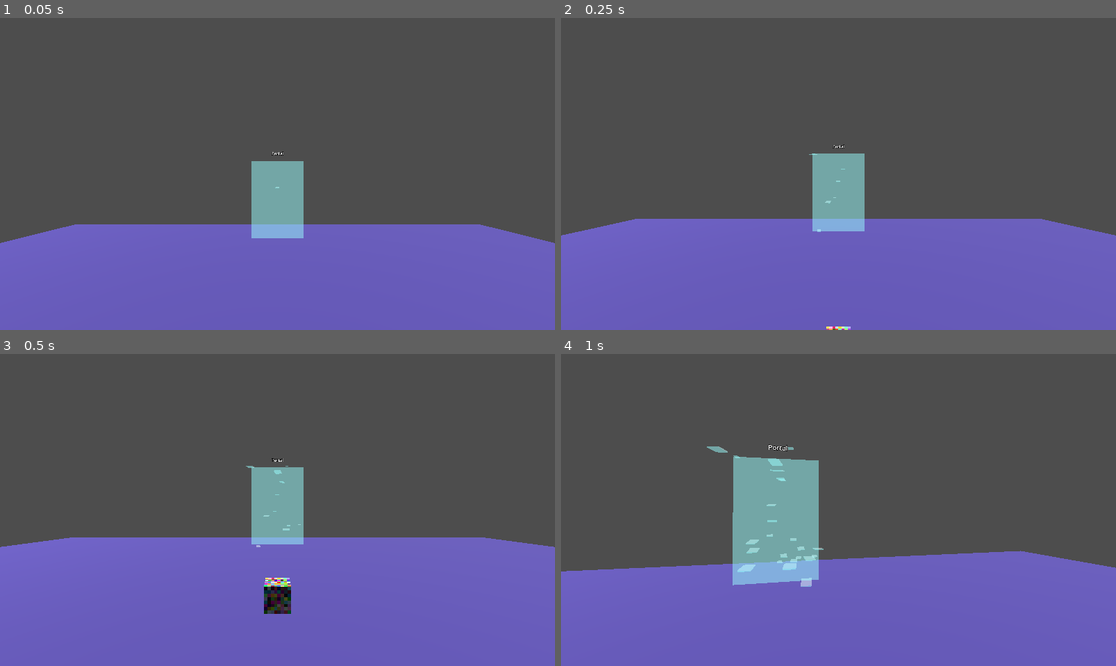
Above: before the commit, frames 1-4 (two rows, left to right).
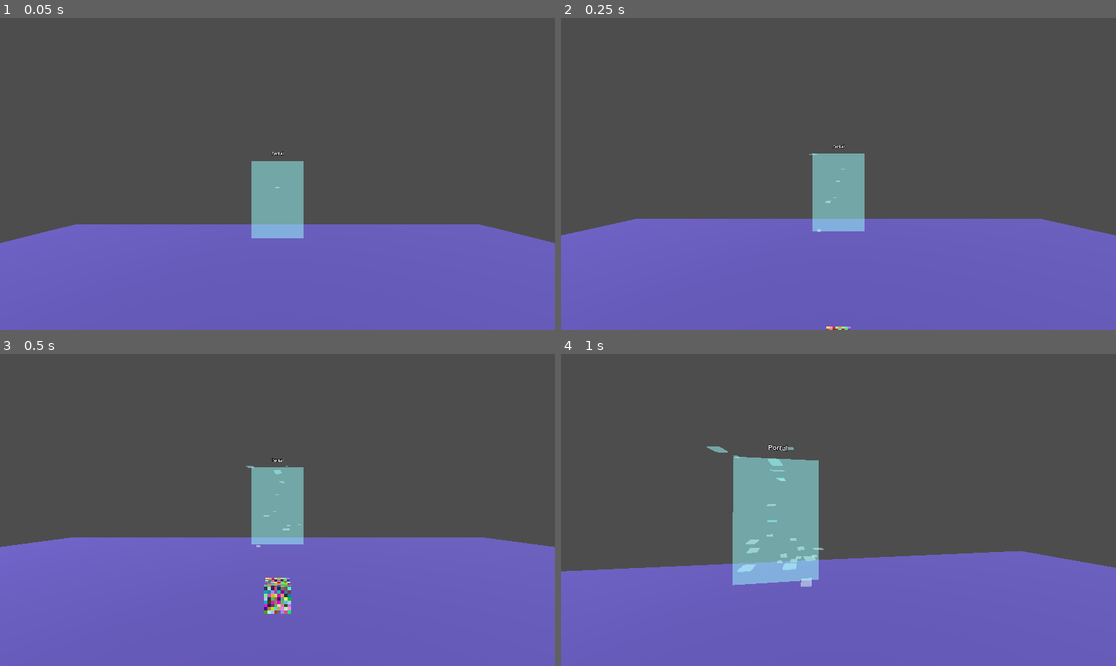
Above: after the commit, the same moments.

Repository: jvastola/GodotPhysicsRig
Game: Godot game, scene res://MainScene.tscn
Two runs of this game, one before a commit and one after it. Both use one fixed random seed, a clock stepped at 60 frames per second and the inputs below.
Inputs (mouse positions are in pixels of both pictures, inside the frame that each line leads up to):
- Up to frame 1 (0.05 s): no input
- Up to frame 2 (0.25 s): no input
- Up to frame 3 (0.5 s): no input
- Up to frame 4 (1 s): move the mouse to (866, 510) at 0.52 s; hold W (move_forward) from 0.53 s (still down); hold Shift (sprint) from 0.53 s (still down); tap Space (jump) at 0.77 s

Frame 1 is identical in both runs. In frame 2, less than 0.1% of the frame differs, in the area x 47-53%, y 98-100%; in frame 3, 0.5%, in the area x 47-53%, y 71-84%; in frame 4, nothing differs.

Commit message:
Enhance hand pointer functionality; add pointer color customization and improve event handling for better interaction with UI and grabbable objects

Diff:
--- a/MainScene.tscn
+++ b/MainScene.tscn
@@ -27,6 +27,7 @@
 
 [node name="Floor" type="StaticBody3D" parent="."]
 transform = Transform3D(1, 0, 0, 0, 1, 0, 0, 0, 1, 0, -0.5, 0)
+collision_layer = 33
 collision_mask = 0
 
 [node name="CollisionShape3D" type="CollisionShape3D" parent="Floor"]
@@ -40,6 +41,7 @@
 
 [node name="ColorCube" type="MeshInstance3D" parent="."]
 transform = Transform3D(1, 0, 0, 0, 1, 0, 0, 0, 1, 0, 0.5, -2)
+layers = 33
 cast_shadow = 0
 script = ExtResource("3_cube")
 size = Vector3(0.25, 0.25, 0.25)
--- a/XRPlayer.tscn
+++ b/XRPlayer.tscn
@@ -113,6 +113,7 @@
 [node name="HandPointer" type="Node3D" parent="PlayerBody/XROrigin3D/LeftController"]
 script = ExtResource("6_pointer")
 ray_length = 1.5
+pointer_color = Color(0.568627, 1, 1, 1)
 
 [node name="PointerFace" type="MeshInstance3D" parent="PlayerBody/XROrigin3D/LeftController/HandPointer"]
 transform = Transform3D(1, 0, 0, 0, 1, 0, 0, 0, 1, 0, 0, -0.07)
--- a/hand_pointer.gd
+++ b/hand_pointer.gd
@@ -1,9 +1,13 @@
 extends Node3D
 
+signal pointer_event(event: Dictionary)
+
 # hand_pointer.gd
-# Provides a simple pointing aid for VR hands. A ray is cast forward and a
-# lightweight line visual plus hit indicator are maintained to mirror the
-# watch compass behaviour without sharing its assets.
+# Provides a versatile pointer that can interact with UI controls, specialised
+# interactables (such as the SubdividedColorCube), or generic grabbable-like
+# actors. Interaction details are packaged into a dictionary and dispatched to
+# the first ancestor that implements `handle_pointer_event(event)` or belongs to
+# the exported handler group.
 
 @export var pointer_face_path: NodePath = "PointerFace"
 @export var raycast_node_path: NodePath = "PointerRayCast"
@@ -11,8 +15,20 @@
 @export var ray_hit_node_path: NodePath = "PointerRayHit"
 @export var pointer_axis_local: Vector3 = Vector3(0, 0, -1)
 @export_range(0.1, 10.0, 0.1) var ray_length: float = 3.0
+
 @export var hide_face_on_player_hit: bool = true
 @export var player_group: StringName = &"player"
+
+@export_flags_3d_physics var pointer_collision_mask: int = 1 << 5
+@export var pointer_handler_group: StringName = &"pointer_interactable"
+@export var interact_action: String = "trigger_click"
+@export_range(0.0, 1.0, 0.01) var fallback_trigger_threshold: float = 0.5
+@export var send_hover_events: bool = true
+@export var send_hold_events: bool = true
+@export var include_pointer_color: bool = false
+@export var pointer_color: Color = Color(1.0, 1.0, 1.0, 1.0)
+@export var collide_with_areas: bool = true
+@export var collide_with_bodies: bool = true
 
 @onready var _pointer_face: MeshInstance3D = get_node_or_null(pointer_face_path) as MeshInstance3D
 @onready var _raycast: RayCast3D = get_node_or_null(raycast_node_path) as RayCast3D
@@ -20,16 +36,25 @@
 @onready var _ray_hit: MeshInstance3D = get_node_or_null(ray_hit_node_path) as MeshInstance3D
 
 var _line_mesh: ImmediateMesh
+var _hover_target: Node = null
+var _hover_collider: Object = null
+var _last_event: Dictionary = {}
+var _controller_cache: XRController3D = null
+var _prev_action_pressed: bool = false
 
 func _ready() -> void:
 	if _pointer_face:
 		_pointer_face.visible = true
 
 	if _raycast:
-		var axis := pointer_axis_local.normalized()
+		var axis: Vector3 = pointer_axis_local.normalized()
 		if axis.length_squared() > 0.0:
 			_raycast.target_position = axis * ray_length
 		_raycast.enabled = true
+		_raycast.collide_with_areas = collide_with_areas
+		_raycast.collide_with_bodies = collide_with_bodies
+		if pointer_collision_mask > 0:
+			_raycast.collision_mask = pointer_collision_mask
 
 	if _ray_visual:
 		var mesh := _ray_visual.mesh
@@ -47,49 +72,88 @@
 	if not _raycast:
 		return
 
-	var axis_local := pointer_axis_local.normalized()
+	if _hover_target and not is_instance_valid(_hover_target):
+		_hover_target = null
+		_hover_collider = null
+		_last_event = {}
+
+	var axis_local: Vector3 = pointer_axis_local.normalized()
 	if axis_local.length_squared() <= 0.0:
 		return
 
 	_raycast.target_position = axis_local * ray_length
 	_raycast.force_raycast_update()
 
-	var axis_world := (global_transform.basis * axis_local).normalized()
-	var start := global_transform.origin
-	var end := start + axis_world * ray_length
-	var distance := ray_length
-	var hit_player := false
-	var has_hit := _raycast.is_colliding()
+	var axis_world: Vector3 = (global_transform.basis * axis_local).normalized()
+	var start: Vector3 = global_transform.origin
+	var end: Vector3 = start + axis_world * ray_length
+	var normal: Vector3 = -axis_world
+	var distance: float = ray_length
+	var collider_obj: Object = null
+	var handler: Node = null
+	var hit_player: bool = false
+	var has_hit: bool = _raycast.is_colliding()
 
 	if has_hit:
 		end = _raycast.get_collision_point()
 		distance = start.distance_to(end)
-		var collider := _raycast.get_collider()
-		if hide_face_on_player_hit and collider is Node:
-			hit_player = (collider as Node).is_in_group(player_group)
+		var raw_normal: Vector3 = _raycast.get_collision_normal()
+		if raw_normal.length_squared() > 0.0:
+			normal = raw_normal.normalized()
+		collider_obj = _raycast.get_collider()
+		var collider_node: Node = collider_obj as Node
+		if collider_node and hide_face_on_player_hit and collider_node.is_in_group(player_group):
+			hit_player = true
+			handler = null
+		else:
+			handler = _resolve_handler(collider_obj)
+			if handler and not is_instance_valid(handler):
+				handler = null
+
+	var controller: XRController3D = _get_pointer_controller()
+	var action_state: Dictionary = _gather_action_state(controller)
+
+	if handler:
+		var base_event: Dictionary = _build_event(handler, collider_obj, end, normal, axis_world, start, distance, action_state, controller)
+		if handler != _hover_target:
+			_clear_hover_state()
+			_hover_target = handler
+			_hover_collider = collider_obj
+			_last_event = base_event.duplicate(true)
+			_emit_event(handler, "enter", base_event)
+		else:
+			_last_event = base_event.duplicate(true)
+
+		if send_hover_events:
+			_emit_event(handler, "hover", base_event)
+		if action_state["just_pressed"]:
+			_emit_event(handler, "press", base_event)
+		if send_hold_events and action_state["pressed"]:
+			_emit_event(handler, "hold", base_event)
+		if action_state["just_released"]:
+			_emit_event(handler, "release", base_event)
+	else:
+		_clear_hover_state()
 
 	if _ray_hit:
 		_ray_hit.visible = has_hit
 		if has_hit:
-			var hit_xform := _ray_hit.global_transform
+			var hit_xform: Transform3D = _ray_hit.global_transform
 			hit_xform.origin = end
-			# Align the hit indicator so its local +Y (cylinder axis) points along the surface normal
-			var normal: Vector3 = _raycast.get_collision_normal().normalized()
-			if normal.length_squared() > 0.0:
-				# Build an orthonormal basis with Y = normal
-				var y := normal
-				var up := Vector3.UP
-				if abs(y.dot(up)) > 0.999: # nearly parallel, choose another up
-					up = Vector3.FORWARD
-				var x := up.cross(y).normalized()
-				var z := y.cross(x).normalized()
-				hit_xform.basis = Basis(x, y, z)
-			else:
-				hit_xform.basis = Basis.IDENTITY
+			var orient_normal: Vector3 = normal
+			if orient_normal.length_squared() <= 0.0:
+				orient_normal = -axis_world
+			var y: Vector3 = orient_normal.normalized()
+			var up: Vector3 = Vector3.UP
+			if abs(y.dot(up)) > 0.999:
+				up = Vector3.FORWARD
+			var x: Vector3 = up.cross(y).normalized()
+			var z: Vector3 = y.cross(x).normalized()
+			hit_xform.basis = Basis(x, y, z)
 			_ray_hit.global_transform = hit_xform
 
 	if _line_mesh:
-		var local_end := axis_local * distance
+		var local_end: Vector3 = axis_local * distance
 		_line_mesh.clear_surfaces()
 		_line_mesh.surface_begin(Mesh.PRIMITIVE_LINES)
 		_line_mesh.surface_add_vertex(Vector3.ZERO)
@@ -98,3 +162,99 @@
 
 	if _pointer_face and hide_face_on_player_hit:
 		_pointer_face.visible = not hit_player
+
+func _get_pointer_controller() -> XRController3D:
+	if _controller_cache and is_instance_valid(_controller_cache):
+		return _controller_cache
+	var node: Node = get_parent()
+	while node:
+		if node is XRController3D:
+			_controller_cache = node
+			return _controller_cache
+		node = node.get_parent()
+	return null
+
+func _gather_action_state(controller: XRController3D) -> Dictionary:
+	var state: Dictionary = {
+		"pressed": false,
+		"just_pressed": false,
+		"just_released": false,
+		"strength": 0.0
+	}
+
+	if interact_action != "" and InputMap.has_action(interact_action):
+		state["pressed"] = Input.is_action_pressed(interact_action)
+		state["just_pressed"] = Input.is_action_just_pressed(interact_action)
+		state["just_released"] = Input.is_action_just_released(interact_action)
+		state["strength"] = Input.get_action_strength(interact_action)
+	else:
+		var value: float = 0.0
+		if controller and controller.has_method("get_float"):
+			value = controller.get_float("trigger")
+		state["strength"] = value
+		state["pressed"] = value >= fallback_trigger_threshold
+		state["just_pressed"] = state["pressed"] and not _prev_action_pressed
+		state["just_released"] = (not state["pressed"]) and _prev_action_pressed
+
+	_prev_action_pressed = state["pressed"]
+	return state
+
+func _build_event(handler: Node, collider: Object, hit_point: Vector3, normal: Vector3, axis_world: Vector3, start: Vector3, distance: float, action_state: Dictionary, controller: XRController3D) -> Dictionary:
+	var event: Dictionary = {
+		"pointer": self,
+		"controller": controller,
+		"collider": collider,
+		"handler": handler,
+		"global_position": hit_point,
+		"global_normal": normal,
+		"pointer_origin": start,
+		"pointer_direction": axis_world,
+		"distance": distance,
+		"action": interact_action,
+		"action_pressed": action_state.get("pressed", false),
+		"action_just_pressed": action_state.get("just_pressed", false),
+		"action_just_released": action_state.get("just_released", false),
+		"action_strength": action_state.get("strength", 0.0)
+	}
+	if controller and controller.has_method("get_tracker_hand"):
+		event["controller_hand"] = controller.get_tracker_hand()
+	if handler and handler is Node3D:
+		var handler3d := handler as Node3D
+		event["local_position"] = handler3d.to_local(hit_point)
+		event["local_normal"] = (handler3d.global_transform.basis.transposed() * normal).normalized()
+	if include_pointer_color:
+		event["pointer_color"] = pointer_color
+	return event
+
+func _emit_event(target: Node, event_type: StringName, base_event: Dictionary) -> void:
+	var payload: Dictionary = base_event.duplicate(true)
+	payload["type"] = event_type
+	pointer_event.emit(payload.duplicate(true))
+	if not target or not is_instance_valid(target):
+		return
+	var handler_payload: Dictionary = payload.duplicate(true)
+	if target.has_method("handle_pointer_event"):
+		target.call_deferred("handle_pointer_event", handler_payload)
+	elif pointer_handler_group != StringName() and target.is_in_group(pointer_handler_group):
+		var method_name: String = "pointer_" + String(event_type)
+		if target.has_method(method_name):
+			target.call_deferred(method_name, handler_payload)
+
+func _resolve_handler(target: Object) -> Node:
+	var node: Node = target as Node
+	while node:
+		if node == self:
+			break
+		if pointer_handler_group != StringName() and node.is_in_group(pointer_handler_group):
+			return node
+		if node.has_method("handle_pointer_event"):
+			return node
+		node = node.get_parent()
+	return null
+
+func _clear_hover_state() -> void:
+	if _hover_target and is_instance_valid(_hover_target) and not _last_event.is_empty():
+		_emit_event(_hover_target, "exit", _last_event)
+	_hover_target = null
+	_hover_collider = null
+	_last_event = {}
--- a/subdivided_cube.gd
+++ b/subdivided_cube.gd
@@ -1,144 +1,306 @@
 extends MeshInstance3D
 
+signal cell_painted(face_index: int, cell_x: int, cell_y: int, color: Color)
+
+const FACE_DEFS: Array[Dictionary] = [
+	{"n": Vector3(0, 0, 1), "u": Vector3(1, 0, 0), "v": Vector3(0, 1, 0)},
+	{"n": Vector3(0, 0, -1), "u": Vector3(-1, 0, 0), "v": Vector3(0, 1, 0)},
+	{"n": Vector3(1, 0, 0), "u": Vector3(0, 0, -1), "v": Vector3(0, 1, 0)},
+	{"n": Vector3(-1, 0, 0), "u": Vector3(0, 0, 1), "v": Vector3(0, 1, 0)},
+	{"n": Vector3(0, 1, 0), "u": Vector3(1, 0, 0), "v": Vector3(0, 0, -1)},
+	{"n": Vector3(0, -1, 0), "u": Vector3(1, 0, 0), "v": Vector3(0, 0, 1)}
+]
+
 @export var size: Vector3 = Vector3(2.0, 2.0, 2.0)
-@export var subdivisions: int = 16
+@export_range(1, 128, 1) var subdivisions: int = 16
 @export var seed: int = 0
 @export var material_unshaded: bool = false
 @export var flip_winding: bool = false
+@export_flags_3d_physics var collision_layers: int = (1 << 0) | (1 << 5)
+@export_flags_3d_physics var collision_mask: int = 0
+@export var pointer_group: StringName = &"pointer_interactable"
+@export var allow_continuous_paint: bool = true
+@export var require_pointer_color: bool = false
+
+var _cell_colors: Array = [] # faces x rows x columns
+var _paint_rng: RandomNumberGenerator = RandomNumberGenerator.new()
+var _hover_cell: Dictionary = {}
 
 func _ready() -> void:
+	if pointer_group != StringName(""):
+		add_to_group(pointer_group)
+	if seed != 0:
+		_paint_rng.seed = seed + 1
+	else:
+		_paint_rng.randomize()
 	build_mesh()
 
 func build_mesh() -> void:
-	var st := SurfaceTool.new()
+	var st: SurfaceTool = SurfaceTool.new()
 	st.begin(Mesh.PRIMITIVE_TRIANGLES)
 
-	var rng := RandomNumberGenerator.new()
+	var rng: RandomNumberGenerator = RandomNumberGenerator.new()
 	if seed != 0:
 		rng.seed = seed
 	else:
 		rng.randomize()
 
-	# Faces: normal, u axis, v axis (local cube centered at origin, size 1)
-	var faces = [
-		{"n": Vector3(0,0,1), "u": Vector3(1,0,0), "v": Vector3(0,1,0)},
-		{"n": Vector3(0,0,-1), "u": Vector3(-1,0,0), "v": Vector3(0,1,0)},
-		{"n": Vector3(1,0,0), "u": Vector3(0,0,-1), "v": Vector3(0,1,0)},
-		{"n": Vector3(-1,0,0), "u": Vector3(0,0,1), "v": Vector3(0,1,0)},
-		{"n": Vector3(0,1,0), "u": Vector3(1,0,0), "v": Vector3(0,0,-1)},
-		{"n": Vector3(0,-1,0), "u": Vector3(1,0,0), "v": Vector3(0,0,1)}
-	]
-
-	var half = Vector3(0.5,0.5,0.5)
-	var nx = max(1, subdivisions)
-	var ny = max(1, subdivisions)
-
-	for f in faces:
-		var n: Vector3 = f["n"]
-		var u: Vector3 = f["u"]
-		var v: Vector3 = f["v"]
-		# For each cell
+	var nx: int = max(1, subdivisions)
+	var ny: int = max(1, subdivisions)
+	_ensure_cell_storage(nx, ny, rng)
+
+	for fi in range(FACE_DEFS.size()):
+		var face: Dictionary = FACE_DEFS[fi]
+		var n: Vector3 = face["n"]
+		var u: Vector3 = face["u"]
+		var v: Vector3 = face["v"]
 		for iy in range(ny):
 			for ix in range(nx):
-				# cell corners in [-0.5,0.5] range
-				var su = float(ix) / nx
-				var eu = float(ix+1) / nx
-				var sv = float(iy) / ny
-				var ev = float(iy+1) / ny
-
-				# positions
-				var p00 = ( (u * (su - 0.5)) + (v * (sv - 0.5)) + n * 0.5 ) * size
-				var p10 = ( (u * (eu - 0.5)) + (v * (sv - 0.5)) + n * 0.5 ) * size
-				var p11 = ( (u * (eu - 0.5)) + (v * (ev - 0.5)) + n * 0.5 ) * size
-				var p01 = ( (u * (su - 0.5)) + (v * (ev - 0.5)) + n * 0.5 ) * size
-
-				var normal = n.normalized()
-				# random color per cell
-				var col = Color(rng.randf(), rng.randf(), rng.randf(), 1.0)
-
-				# triangle 1: p00, p10, p11
-				if not flip_winding:
-					# triangle 1: p00, p10, p11
+				var su: float = float(ix) / float(nx)
+				var eu: float = float(ix + 1) / float(nx)
+				var sv: float = float(iy) / float(ny)
+				var ev: float = float(iy + 1) / float(ny)
+
+				var p00: Vector3 = ((u * (su - 0.5)) + (v * (sv - 0.5)) + n * 0.5) * size
+				var p10: Vector3 = ((u * (eu - 0.5)) + (v * (sv - 0.5)) + n * 0.5) * size
+				var p11: Vector3 = ((u * (eu - 0.5)) + (v * (ev - 0.5)) + n * 0.5) * size
+				var p01: Vector3 = ((u * (su - 0.5)) + (v * (ev - 0.5)) + n * 0.5) * size
+
+				var normal: Vector3 = n.normalized()
+				var col: Color = _cell_colors[fi][iy][ix]
+
+				if flip_winding:
 					st.set_normal(normal)
 					st.set_color(col)
 					st.add_vertex(p00)
 					st.set_normal(normal)
 					st.set_color(col)
+					st.add_vertex(p11)
+					st.set_normal(normal)
+					st.set_color(col)
 					st.add_vertex(p10)
+
+					st.set_normal(normal)
+					st.set_color(col)
+					st.add_vertex(p00)
+					st.set_normal(normal)
+					st.set_color(col)
+					st.add_vertex(p01)
 					st.set_normal(normal)
 					st.set_color(col)
 					st.add_vertex(p11)
-
-					# triangle 2: p00, p11, p01
+				else:
 					st.set_normal(normal)
 					st.set_color(col)
 					st.add_vertex(p00)
 					st.set_normal(normal)
 					st.set_color(col)
+					st.add_vertex(p10)
+					st.set_normal(normal)
+					st.set_color(col)
 					st.add_vertex(p11)
+
+					st.set_normal(normal)
+					st.set_color(col)
+					st.add_vertex(p00)
+					st.set_normal(normal)
+					st.set_color(col)
+					st.add_vertex(p11)
 					st.set_normal(normal)
 					st.set_color(col)
 					st.add_vertex(p01)
-				else:
-					# flipped winding: invert the vertex order so outside faces remain
-					# front-facing when transforms flip winding
-					# triangle 1: p00, p11, p10
-					st.set_normal(normal)
-					st.set_color(col)
-					st.add_vertex(p00)
-					st.set_normal(normal)
-					st.set_color(col)
-					st.add_vertex(p11)
-					st.set_normal(normal)
-					st.set_color(col)
-					st.add_vertex(p10)
-
-					# triangle 2: p00, p01, p11
-					st.set_normal(normal)
-					st.set_color(col)
-					st.add_vertex(p00)
-					st.set_normal(normal)
-					st.set_color(col)
-					st.add_vertex(p01)
-					st.set_normal(normal)
-					st.set_color(col)
-					st.add_vertex(p11)
-
-	# commit
-	var meshres = st.commit()
+
+	var meshres: ArrayMesh = st.commit()
 	if meshres:
 		mesh = meshres
-		# create a simple material that uses vertex colors
-		var mat = StandardMaterial3D.new()
-		# Use vertex color for albedo if property exists; set defensively
-		var assigned := false
-		# Try to enable vertex color on StandardMaterial3D if supported
-		if mat is StandardMaterial3D:
-			if "vertex_color_use_as_albedo" in mat:
-				mat.vertex_color_use_as_albedo = true
-				assigned = true
-			elif "use_vertex_color" in mat:
-				mat.use_vertex_color = true
-				assigned = true
-		# If the StandardMaterial didn't expose vertex color control, fall back
-		# to a simple ShaderMaterial that uses the VERTEX_COLOR input.
-		if not assigned:
-			var shader := Shader.new()
-			# explicitly enable back-face culling in the shader fallback so
-			# the cube won't render interior faces when viewed from outside
-			shader.code = """
-			shader_type spatial;
-			render_mode unshaded, cull_back;
-			void fragment() {
-				ALBEDO = VERTEX_COLOR.rgb;
-			}
-			"""
-			var shmat := ShaderMaterial.new()
-			shmat.shader = shader
-			material_override = shmat
-		else:
-			# ensure back-face culling is enabled on the StandardMaterial3D
-			# (use the BaseMaterial3D enum value for clarity)
-			if "cull_mode" in mat:
-				mat.cull_mode = BaseMaterial3D.CULL_BACK
-			material_override = mat
+		_assign_material(meshres)
+		_ensure_collision(meshres)
+
+func interact_at_point(global_point: Vector3, paint_color: Color) -> bool:
+	return paint_cell(global_point, paint_color)
+
+func handle_pointer_event(event: Dictionary) -> void:
+	if event.is_empty():
+		return
+	var event_type: String = String(event.get("type", ""))
+	match event_type:
+		"press":
+			_apply_paint_event(event)
+		"hold":
+			if allow_continuous_paint:
+				_apply_paint_event(event)
+		"hover":
+			if allow_continuous_paint and event.get("action_pressed", false):
+				_apply_paint_event(event)
+		"drag":
+			if allow_continuous_paint:
+				_apply_paint_event(event)
+		"enter":
+			_hover_cell = _cell_from_world_point(event.get("global_position", global_transform.origin))
+		"exit":
+			_hover_cell = {}
+		_:
+			pass
+
+func paint_cell(global_point: Vector3, color_override: Variant = null) -> bool:
+	var nx: int = max(1, subdivisions)
+	var ny: int = max(1, subdivisions)
+	if _cell_colors.size() != FACE_DEFS.size():
+		build_mesh()
+		if _cell_colors.size() != FACE_DEFS.size():
+			return false
+		nx = max(1, subdivisions)
+		ny = max(1, subdivisions)
+
+	var local_point: Vector3 = global_transform.affine_inverse() * global_point
+	var cell: Dictionary = _locate_cell(local_point, nx, ny)
+	if cell.is_empty():
+		return false
+
+	var fi: int = cell["face"]
+	var ix: int = cell["x"]
+	var iy: int = cell["y"]
+	var new_color: Color = _determine_paint_color(color_override)
+	var current_color: Color = _cell_colors[fi][iy][ix]
+	if current_color == new_color:
+		return false
+
+	_cell_colors[fi][iy][ix] = new_color
+	build_mesh()
+	cell_painted.emit(fi, ix, iy, new_color)
+	return true
+
+func _apply_paint_event(event: Dictionary) -> void:
+	if require_pointer_color and not (event.has("pointer_color") and event["pointer_color"] is Color):
+		return
+	var color_variant: Variant = event.get("pointer_color") if event.has("pointer_color") else null
+	var world_point: Vector3 = event.get("global_position", global_transform.origin)
+	paint_cell(world_point, color_variant)
+
+func _assign_material(meshres: Mesh) -> void:
+	if material_unshaded:
+		var shader := Shader.new()
+		shader.code = """
+		shader_type spatial;
+		render_mode unshaded, cull_back;
+		void fragment() {
+			ALBEDO = COLOR.rgb;
+		}
+		"""
+		var shmat := ShaderMaterial.new()
+		shmat.shader = shader
+		material_override = shmat
+		return
+
+	var mat := StandardMaterial3D.new()
+	var assigned := false
+	if "vertex_color_use_as_albedo" in mat:
+		mat.vertex_color_use_as_albedo = true
+		assigned = true
+	elif "use_vertex_color" in mat:
+		mat.use_vertex_color = true
+		assigned = true
+
+	if assigned:
+		if "cull_mode" in mat:
+			mat.cull_mode = BaseMaterial3D.CULL_BACK
+		material_override = mat
+	else:
+		var shader := Shader.new()
+		shader.code = """
+		shader_type spatial;
+		render_mode unshaded, cull_back;
+		void fragment() {
+			ALBEDO = COLOR.rgb;
+		}
+		"""
+		var shmat := ShaderMaterial.new()
+		shmat.shader = shader
+		material_override = shmat
+
+func _ensure_collision(meshres: Mesh) -> void:
+	var col_body: StaticBody3D = get_node_or_null("CollisionBody") as StaticBody3D
+	if not col_body:
+		col_body = StaticBody3D.new()
+		col_body.name = "CollisionBody"
+		col_body.input_ray_pickable = true
+		add_child(col_body)
+		if owner:
+			col_body.owner = owner
+
+	col_body.collision_layer = collision_layers
+	col_body.collision_mask = collision_mask
+
+	var col_shape: CollisionShape3D = col_body.get_node_or_null("CollisionShape3D") as CollisionShape3D
+	if not col_shape:
+		col_shape = CollisionShape3D.new()
+		col_shape.name = "CollisionShape3D"
+		col_body.add_child(col_shape)
+		if owner:
+			col_shape.owner = owner
+
+	if meshres and meshres.has_method("create_trimesh_shape"):
+		col_shape.shape = meshres.create_trimesh_shape()
+	elif meshres is ArrayMesh:
+		col_shape.shape = (meshres as ArrayMesh).create_trimesh_shape()
+
+	col_shape.disabled = false
+
+func _locate_cell(local_point: Vector3, nx: int, ny: int) -> Dictionary:
+	for fi in range(FACE_DEFS.size()):
+		var face: Dictionary = FACE_DEFS[fi]
+		var n: Vector3 = face["n"]
+		var u: Vector3 = face["u"]
+		var v: Vector3 = face["v"]
+		var offset_point: Vector3 = n * 0.5
+		var d: float = (local_point - offset_point).dot(n)
+		if abs(d) > 0.001:
+			continue
+		var su: float = local_point.dot(u) + 0.5
+		var sv: float = local_point.dot(v) + 0.5
+		if su < 0.0 or su >= 1.0 or sv < 0.0 or sv >= 1.0:
+			continue
+		var ix: int = clamp(int(floor(su * nx)), 0, nx - 1)
+		var iy: int = clamp(int(floor(sv * ny)), 0, ny - 1)
+		return {"face": fi, "x": ix, "y": iy}
+	return {}
+
+func _cell_from_world_point(global_point: Vector3) -> Dictionary:
+	var nx: int = max(1, subdivisions)
+	var ny: int = max(1, subdivisions)
+	var local_point: Vector3 = global_transform.affine_inverse() * global_point
+	return _locate_cell(local_point, nx, ny)
+
+func _determine_paint_color(color_override: Variant) -> Color:
+	if color_override is Color:
+		return color_override
+	return Color(_paint_rng.randf(), _paint_rng.randf(), _paint_rng.randf(), 1.0)
+
+func _ensure_cell_storage(nx: int, ny: int, rng: RandomNumberGenerator) -> void:
+	if _cell_colors.size() != FACE_DEFS.size():
+		_cell_colors.clear()
+		for _i in range(FACE_DEFS.size()):
+			_cell_colors.append(_create_face_color_grid(nx, ny, rng))
+		return
+
+	for fi in range(FACE_DEFS.size()):
+		var face_arr: Array = _cell_colors[fi]
+		if face_arr.size() != ny:
+			_cell_colors[fi] = _create_face_color_grid(nx, ny, rng)
+			continue
+		for row_index in range(ny):
+			var row: Array = face_arr[row_index]
+			if row.size() != nx:
+				face_arr[row_index] = _create_color_row(nx, rng)
+
+func _create_face_color_grid(nx: int, ny: int, rng: RandomNumberGenerator) -> Array:
+	var face_arr: Array = []
+	for _y in range(ny):
+		face_arr.append(_create_color_row(nx, rng))
+	return face_arr
+
+func _create_color_row(nx: int, rng: RandomNumberGenerator) -> Array:
+	var row: Array = []
+	for _x in range(nx):
+		row.append(Color(rng.randf(), rng.randf(), rng.randf(), 1.0))
+	return row
